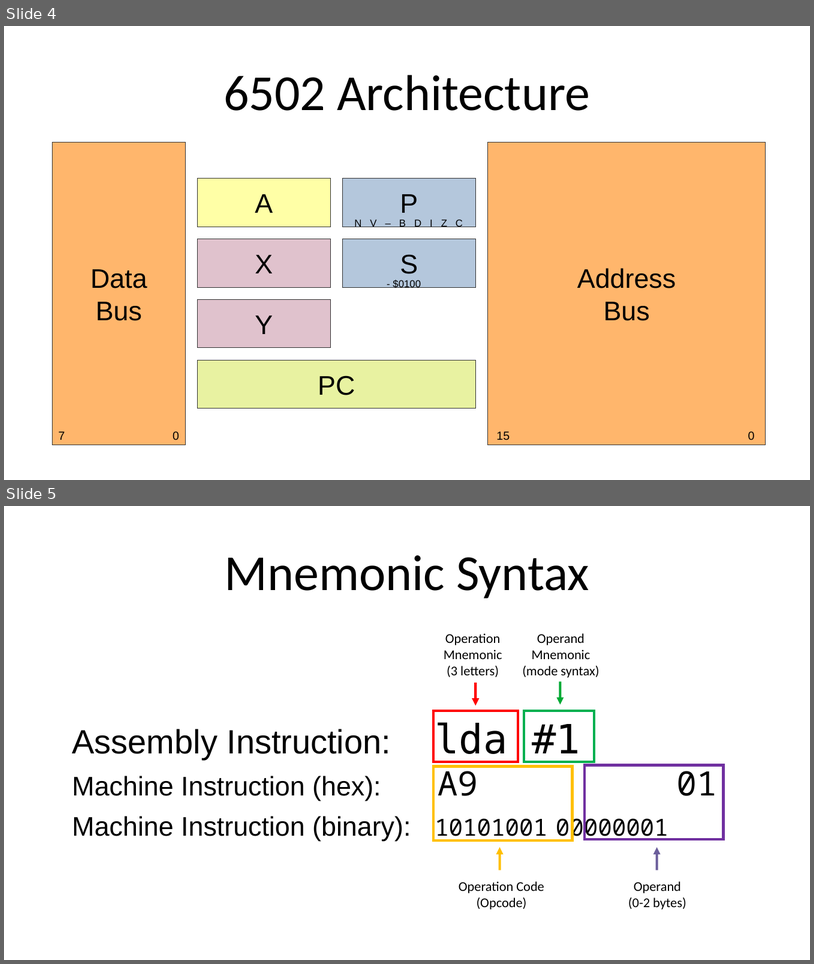
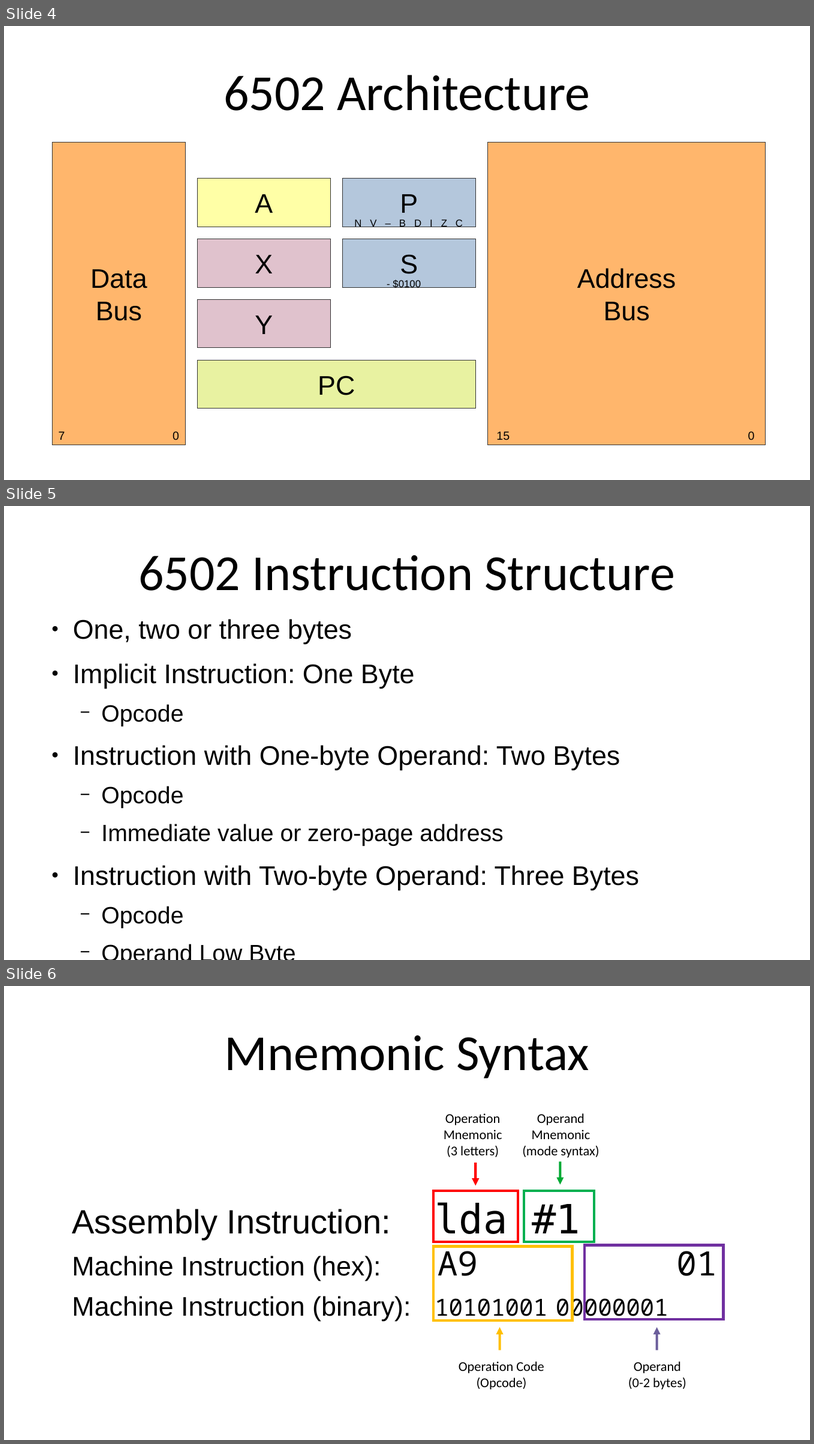
Before and after one commit to SlithyMatt/x16-assembly-tutorial, a slide deck: Lesson1/Lesson1.odp. Shown one above the other, each under a label of ours: slides 4 and 5 before the commit, slides 4, 5 and 6 after it. The pictures are 814x964 and 814x1444 pixels, drawn with LibreOffice and Linux fonts; fonts in the diff are those of the drawing. Boxes give left, top, right and bottom in pixels: in the first picture for what was removed or moved away, otherwise in the second. Text is boxed around its words. In the diff, an @@ line names an element or a change of style, - is before the commit and + after.

```diff
--- a/Lesson1/Lesson1.odp
+++ b/Lesson1/Lesson1.odp
@@ slide 5 added at bbox=[4, 506, 810, 960], background #FFFFFF @@
@@ title added at bbox=[138, 555, 675, 591], 60 pt, text #000000 @@
+6502 Instruction Structure
@@ text added at bbox=[73, 619, 639, 928], 32 pt, text #000000 @@
+● One, two or three bytes
+● Implicit Instruction: One Byte
+  − Opcode
+● Instruction with One-byte Operand: Two Bytes
+  − Opcode
+  − Immediate value or zero-page address
+● Instruction with Two-byte Operand: Three Bytes
+  − Opcode
+  − Operand Low Byte
+  − Operand High Byte
@@ what was slide 5 is now slide 6 @@
```
Also in this commit, not shown: 1 other file.
